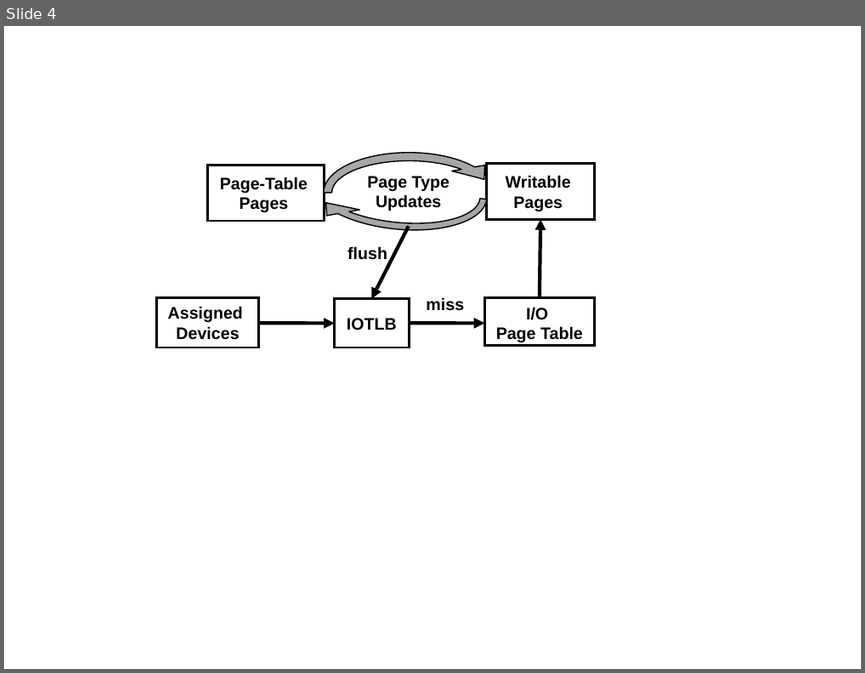
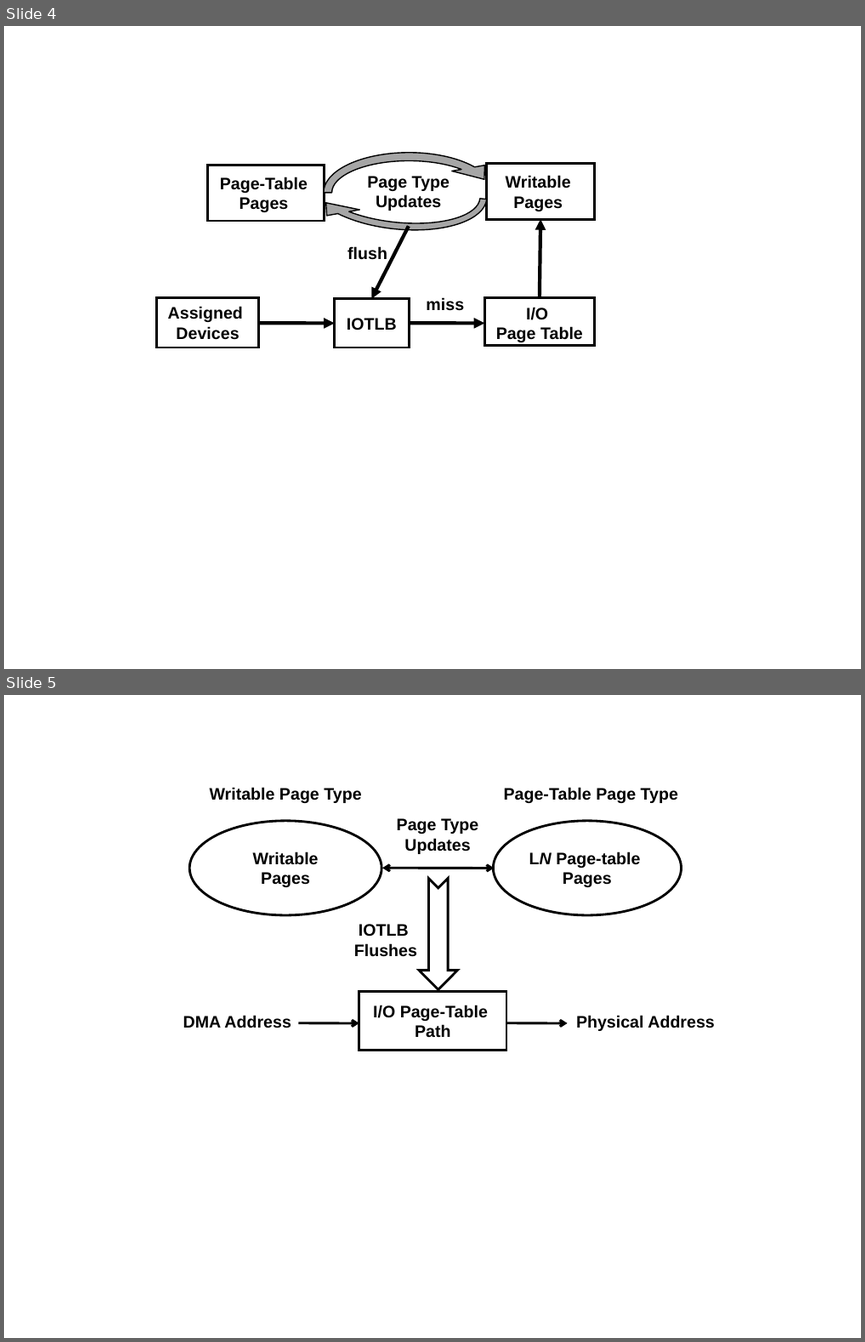
Before and after one commit to strongerwill/FastIO, a slide deck: doc/paper/image/background/wr2pt.ppt. Shown one above the other, each under a label of ours: slide 4 before the commit, slides 4 and 5 after it. The pictures are 865x673 and 865x1342 pixels, drawn with LibreOffice and Linux fonts; fonts in the diff are those of the drawing. Boxes give left, top, right and bottom in pixels: in the first picture for what was removed or moved away, otherwise in the second. Text is boxed around its words. In the diff, an @@ line names an element or a change of style, - is before the commit and + after.

```diff
--- a/doc/paper/image/background/wr2pt.ppt
+++ b/doc/paper/image/background/wr2pt.ppt
@@ slide 5 added at [4,695,861,1338], background #FFFFFF @@
@@ text added at [210,787,361,803], 14 pt, text #000000, bold @@
+Writable Page Type
@@ text added at [504,787,678,803], 14 pt, text #000000, bold @@
+Page-Table Page Type
@@ ellipse added at [189,821,381,915], fill #FFFFFF, outline #000000 2.01 pt, 14 pt, text #000000, bold @@
+Writable Pages
@@ text added at [397,818,478,854], 14 pt, text #000000, bold @@
+Page Type
+Updates
@@ ellipse added at [494,821,681,915], fill #FFFFFF, outline #000000 2.01 pt, 14 pt, text #000000, bold @@
+LN Page-table
+Pages
@@ double arrow added from (383, 868) to (494, 868), #000000 2.01 pt @@
@@ freeform shape added at [419,878,458,989], outline #000000 2.01 pt @@
@@ text added at [354,924,417,957], 14 pt, text #000000, bold @@
+IOTLB
+Flushes
@@ rectangle added at [358,992,506,1049], outline #000000 2.01 pt, 14 pt, text #000000, bold @@
+I/O Page-Table
+Path
@@ text added at [183,1015,291,1028], 14 pt, text #000000, bold @@
+DMA Address
@@ arrow added from (299, 1023) to (358, 1023), #000000 2.01 pt @@
@@ arrow added from (506, 1023) to (567, 1023), #000000 2.01 pt @@
@@ text added at [576,1015,714,1031], 14 pt, text #000000, bold @@
+Physical Address
```
Also in this commit, not shown: 25 other files.
